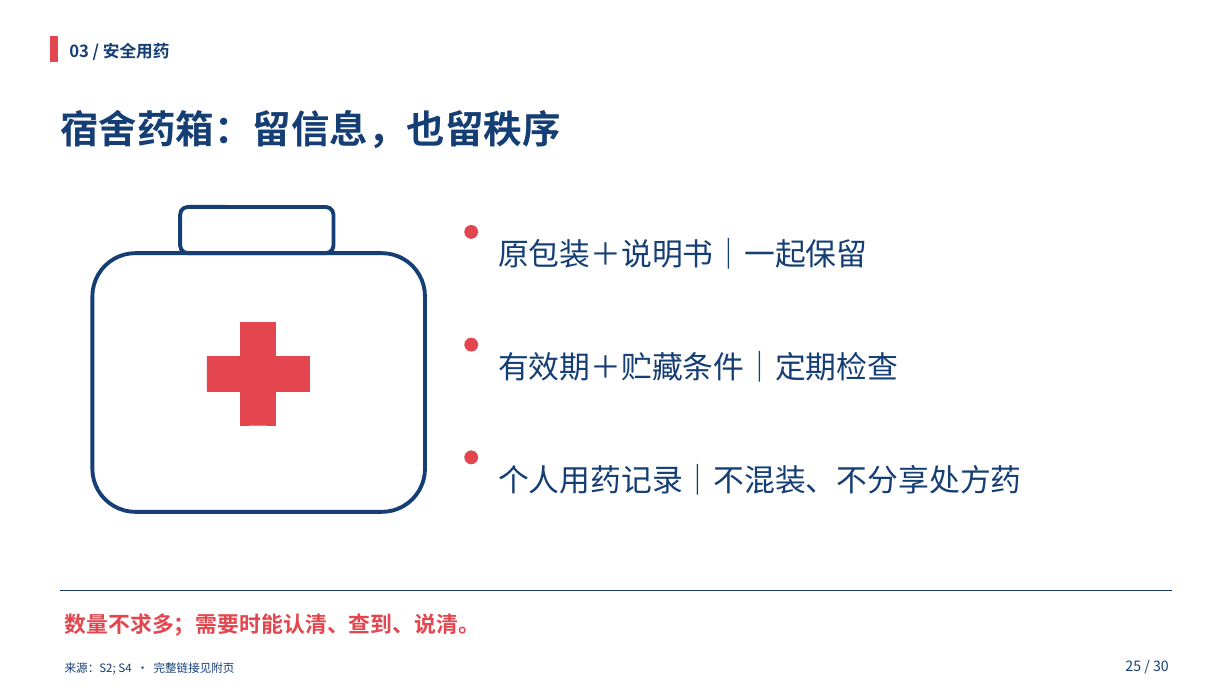
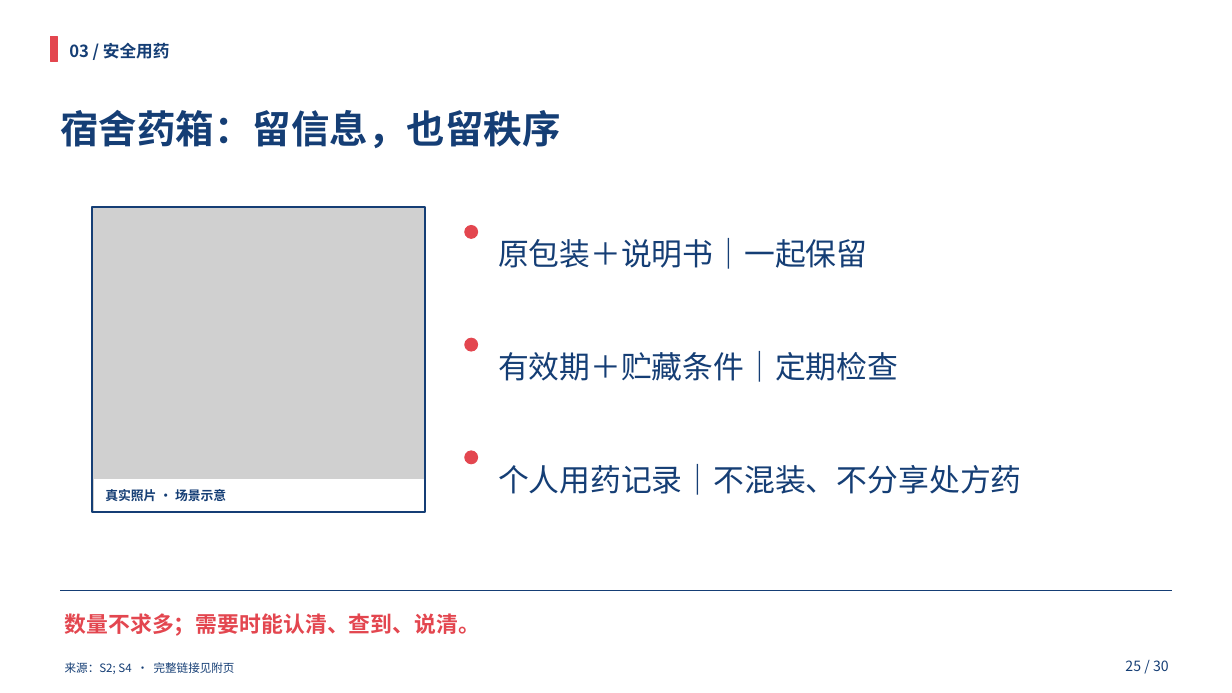
Before and after one commit to HOU-snowyfly/PPTbuilder, a slide deck: slide 25 of 交付文件/合理用药_双人35分钟.pptx. Drawn at 1232x693 pixels with LibreOffice and Linux fonts; fonts in the diff are those of the drawing; grey boxes stand for pictures. Boxes give left, top, right and bottom in pixels: in the first picture for what was removed or moved away, otherwise in the second. Text is boxed around its words. In the diff, an @@ line names an element or a change of style, - is before the commit and + after.

Commit message:
Add licensed real photos to 18 presentation slides and refresh all materials

```diff
--- a/交付文件/合理用药_双人35分钟.pptx
+++ b/交付文件/合理用药_双人35分钟.pptx
@@ picture added at bbox=[92, 207, 425, 512] @@
@@ rectangle added at bbox=[92, 207, 425, 512], outline #153E75 1.5 pt @@
@@ rounded rectangle removed at bbox=[180, 207, 334, 253] @@
@@ rounded rectangle removed at bbox=[92, 253, 425, 512] @@
@@ rectangle removed at bbox=[207, 357, 310, 392] @@
@@ rectangle: place and size @@
-rectangle at bbox=[241, 323, 276, 425]
+rectangle at bbox=[94, 480, 423, 510]
@@ rectangle at bbox=[94, 480, 423, 510]: fill #E3464F to #FFFFFF; outline #E3464F 0.75 pt to #FFFFFF 0.75 pt @@
@@ text added at bbox=[105, 489, 226, 501], 10 pt, text #153E75, bold @@
+真实照片 · 场景示意
```
Also in this commit, not shown: 20 other slides changed, 2 slides added, 23 other files.
